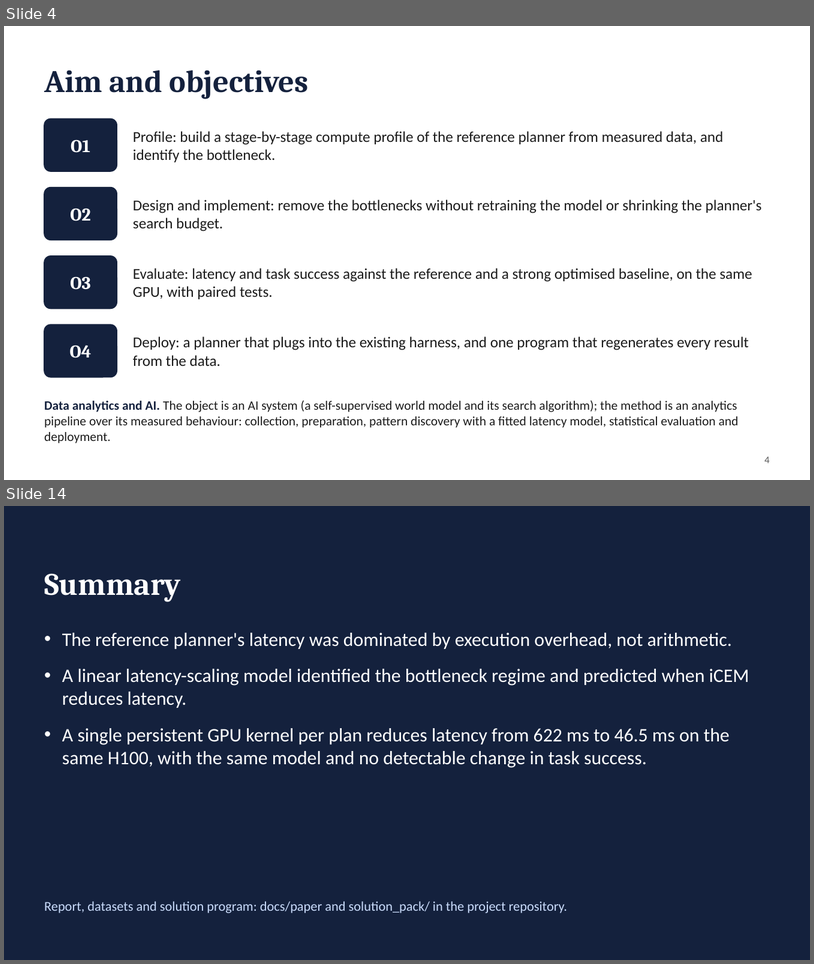
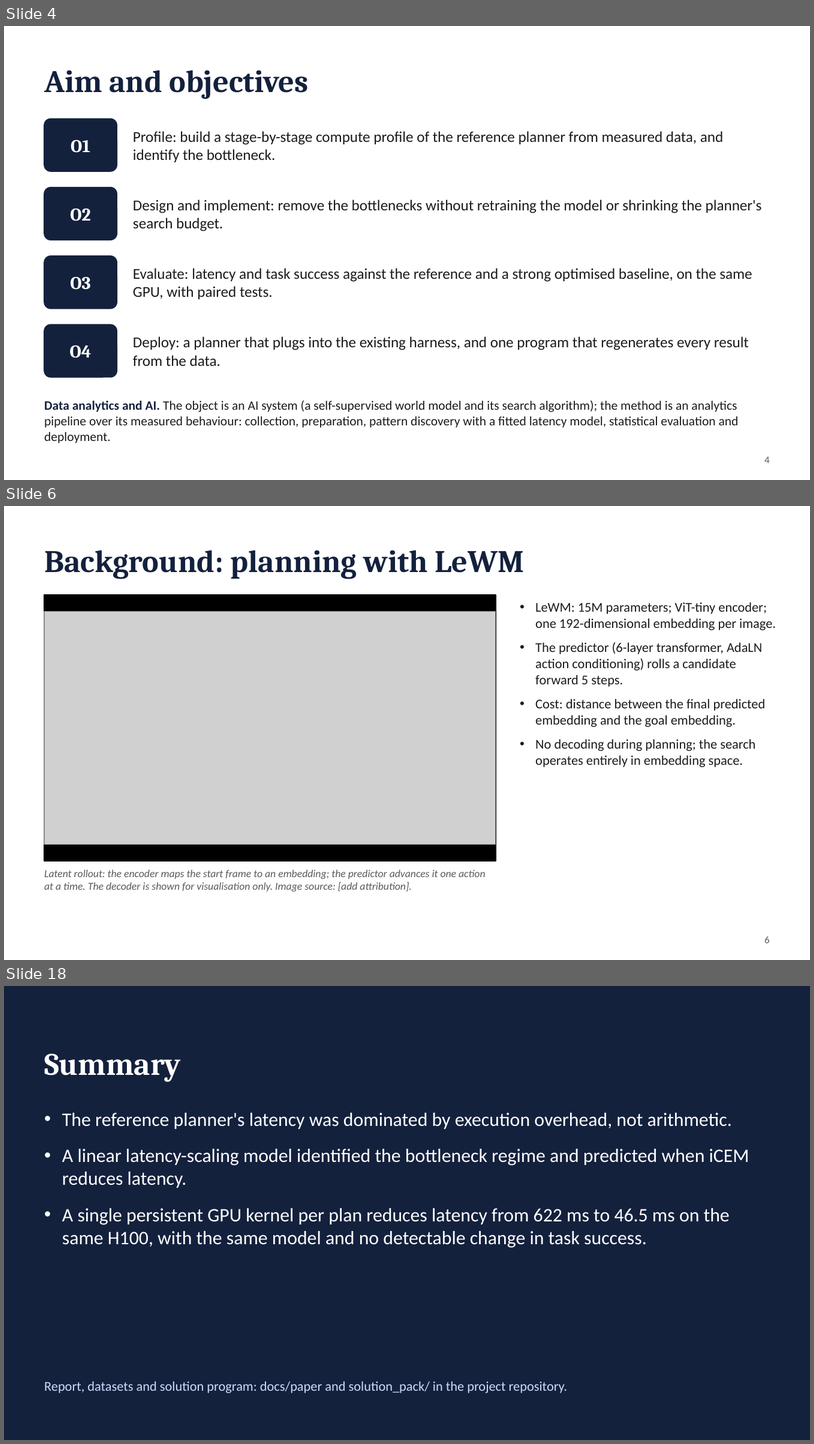
Before and after one commit to antoinenguyen27/lewm-flash, a slide deck: docs/paper/presentation.pptx. Shown one above the other, each under a label of ours: slides 4 and 14 before the commit, slides 4, 6 and 18 after it; the slides between them are not shown. The pictures are 814x964 and 814x1444 pixels, drawn with LibreOffice and Linux fonts; fonts in the diff are those of the drawing; grey boxes stand for pictures. Boxes give left, top, right and bottom in pixels: in the first picture for what was removed or moved away, otherwise in the second. Text is boxed around its words. In the diff, an @@ line names an element or a change of style, - is before the commit and + after.

```diff
--- a/docs/paper/presentation.pptx
+++ b/docs/paper/presentation.pptx
@@ slide 6 added at [4, 506, 810, 960], background #FFFFFF @@
@@ text added at [44, 550, 524, 579], 28 pt, text #14213D, bold @@
+Background: planning with LeWM
@@ rectangle added at [44, 595, 496, 861], fill #000000, outline #000000 1 pt @@
@@ picture added at [44, 612, 496, 844] @@
@@ text added at [536, 602, 776, 767], 12 pt, text #1B1B1B @@
+• LeWM: 15M parameters; ViT-tiny encoder; one 192-dimensional embedding per image.
+• The predictor (6-layer transformer, AdaLN action conditioning) rolls a candidate forward 5 steps.
+• Cost: distance between the final predicted embedding and the goal embedding.
+• No decoding during planning; the search operates entirely in embedding space.
@@ text added at [44, 869, 485, 891], 9.5 pt, text #5A5A5A, italic @@
+Latent rollout: the encoder maps the start frame to an embedding; the predictor advances it one action at a time. The decoder is shown for visualisation only. Image source: [add attribution].
@@ text added at [765, 936, 770, 943], 9 pt, text #5A5A5A @@
+6
@@ what was slide 14 is now slide 18 @@
```
Also in this commit, not shown: 8 slides changed, 4 other slides added, 1 slide removed, 5 other files.
